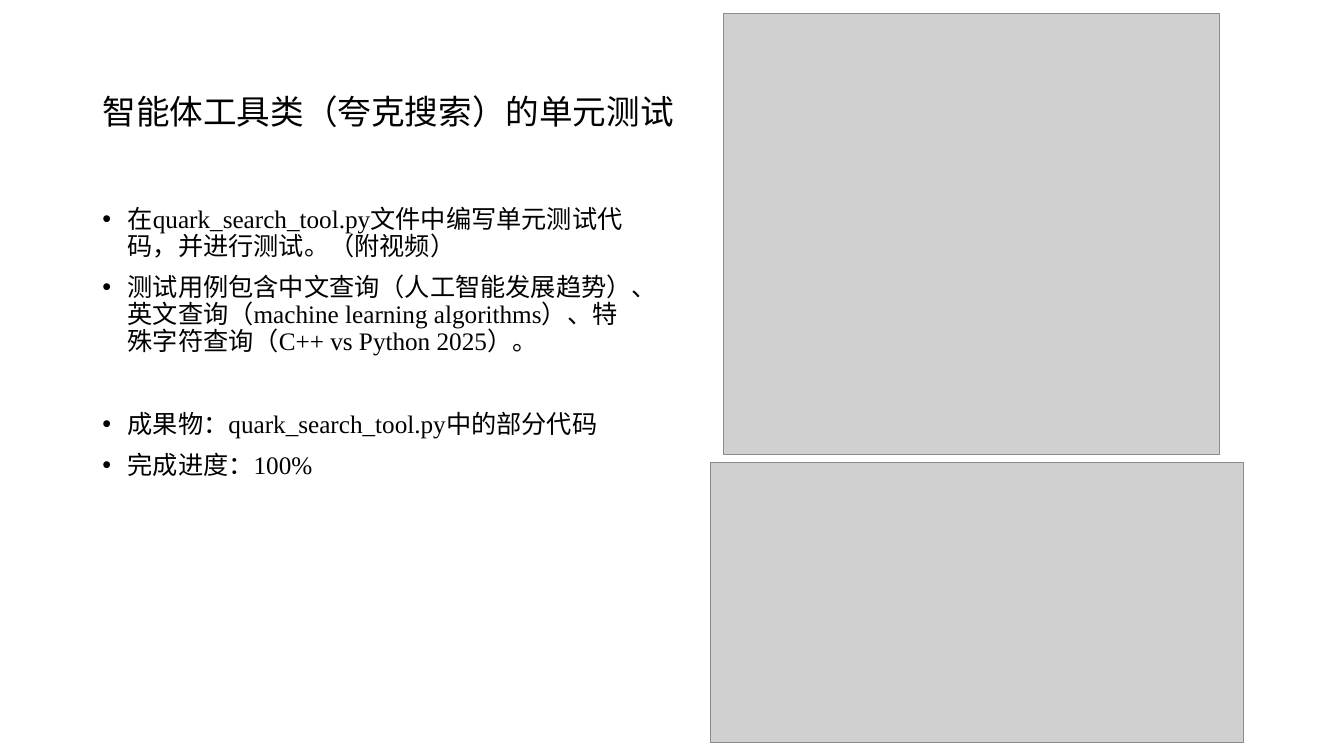
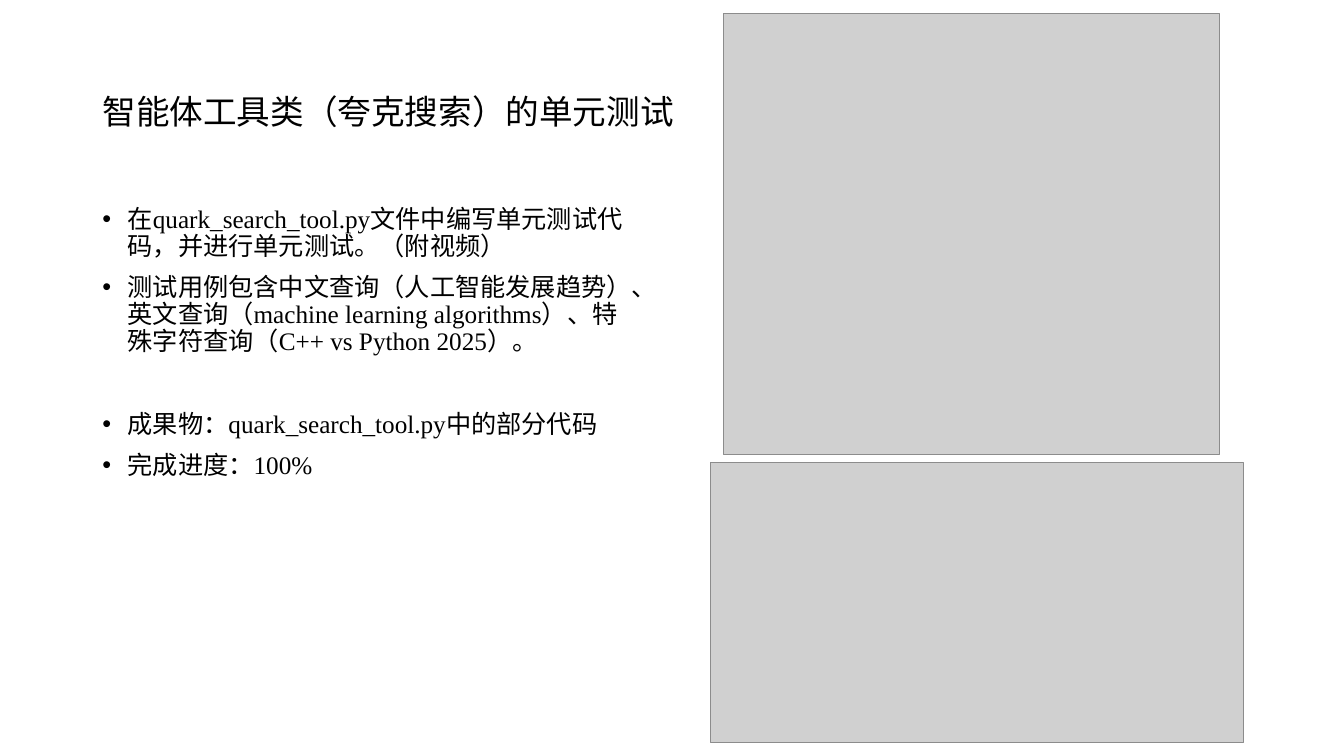
Before and after one commit to C32-SoundTech/SoundTech, a slide deck: slide 4 of docs/GloriousEpiphany/20251023-汇报/1023个人汇报.pptx. Drawn at 1344x756 pixels with LibreOffice and Linux fonts; fonts in the diff are those of the drawing; grey boxes stand for pictures. Boxes give left, top, right and bottom in pixels: in the first picture for what was removed or moved away, otherwise in the second. Text is boxed around its words. In the diff, an @@ line names an element or a change of style, - is before the commit and + after.

Commit message:
docs(GloriousEpiphany): 更新1023个人汇报PPT文件

```diff
--- a/docs/GloriousEpiphany/20251023-汇报/1023个人汇报.pptx
+++ b/docs/GloriousEpiphany/20251023-汇报/1023个人汇报.pptx
@@ text at (x1=128, y1=206, x2=623, y2=258): text changed @@
-• 在quark_search_tool.py文件中编写单元测试代码，并进行测试。（附视频）
+• 在quark_search_tool.py文件中编写单元测试代码，并进行单元测试。（附视频）
```
